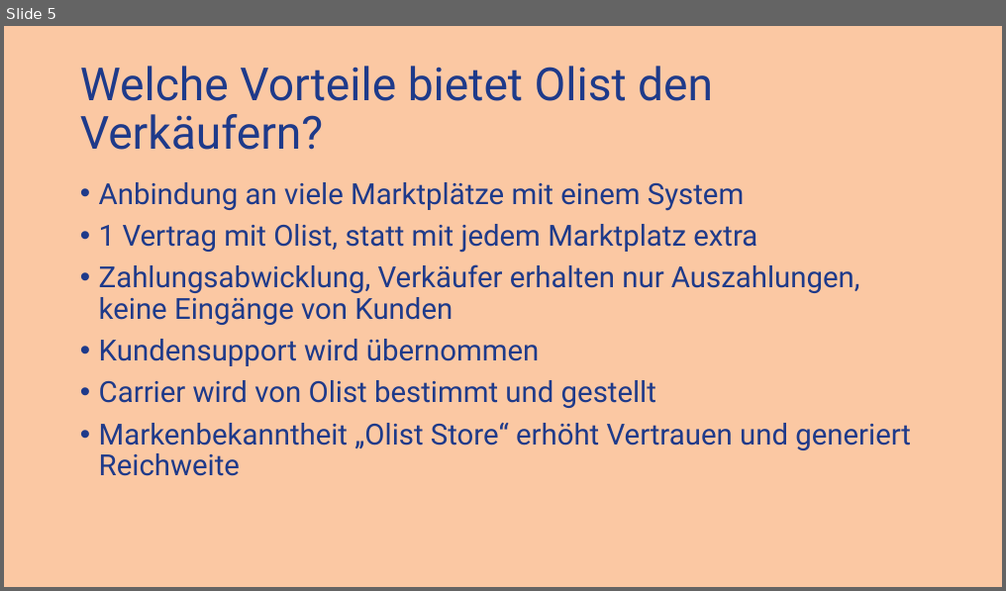
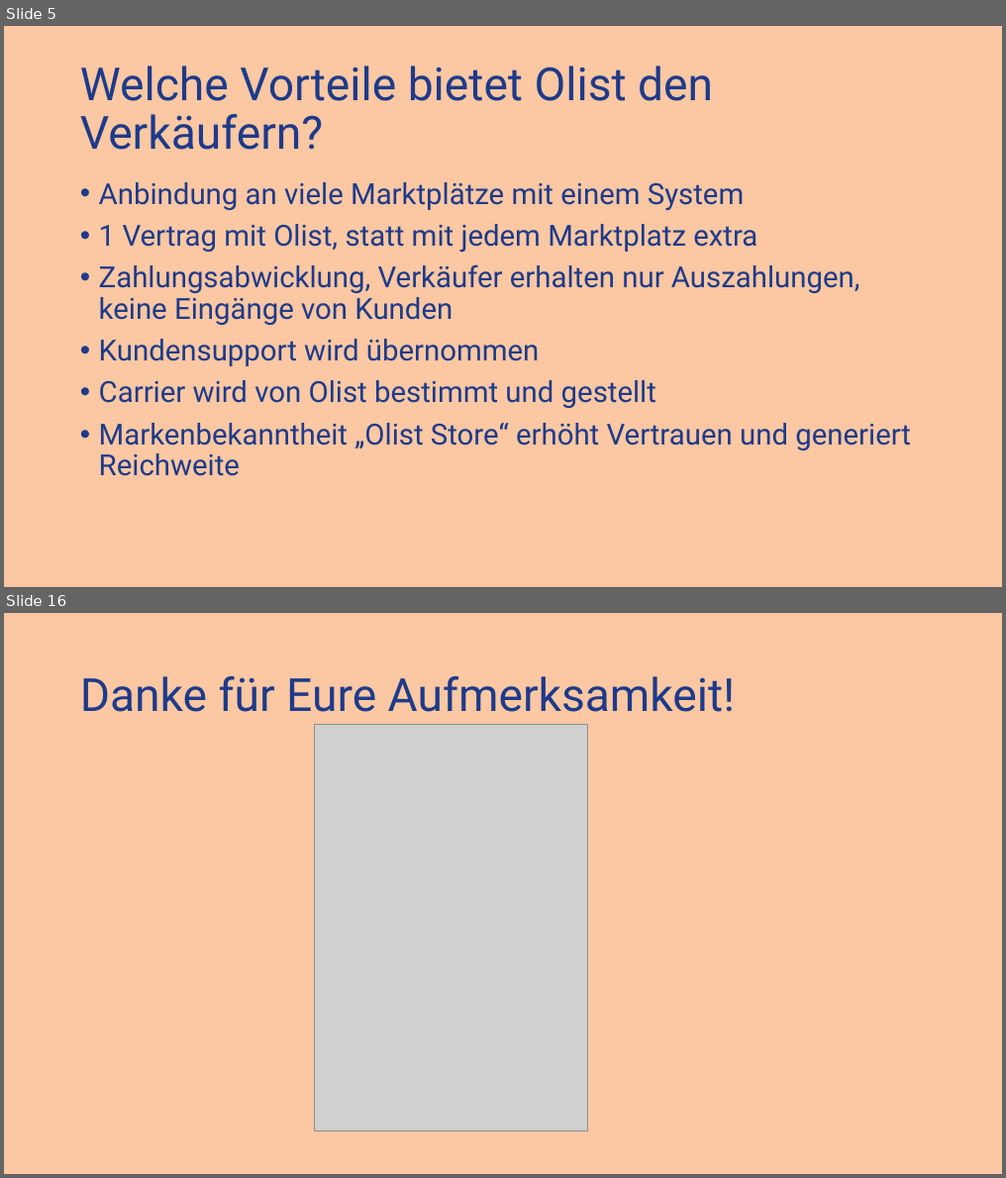
Before and after one commit to dtyrna/olist-marketplace-analysis, a slide deck: docs/Olist-Ecommerce.pptx. Shown one above the other, each under a label of ours: slide 5 before the commit, slides 5 and 16 after it; the slides between them are not shown. The pictures are 1006x591 and 1006x1178 pixels, drawn with LibreOffice and Linux fonts; fonts in the diff are those of the drawing; grey boxes stand for pictures. Boxes give left, top, right and bottom in pixels: in the first picture for what was removed or moved away, otherwise in the second. Text is boxed around its words. In the diff, an @@ line names an element or a change of style, - is before the commit and + after.

```diff
--- a/docs/Olist-Ecommerce.pptx
+++ b/docs/Olist-Ecommerce.pptx
@@ slide 16 added at [4, 613, 1002, 1174], background #FBC8A3 @@
@@ title added at [80, 676, 735, 712], 44 pt, text #1E3A8A @@
+Danke für Eure Aufmerksamkeit!
@@ picture added at [315, 724, 588, 1131] @@
```
Also in this commit, not shown: 3 slides changed, 10 other slides added.
